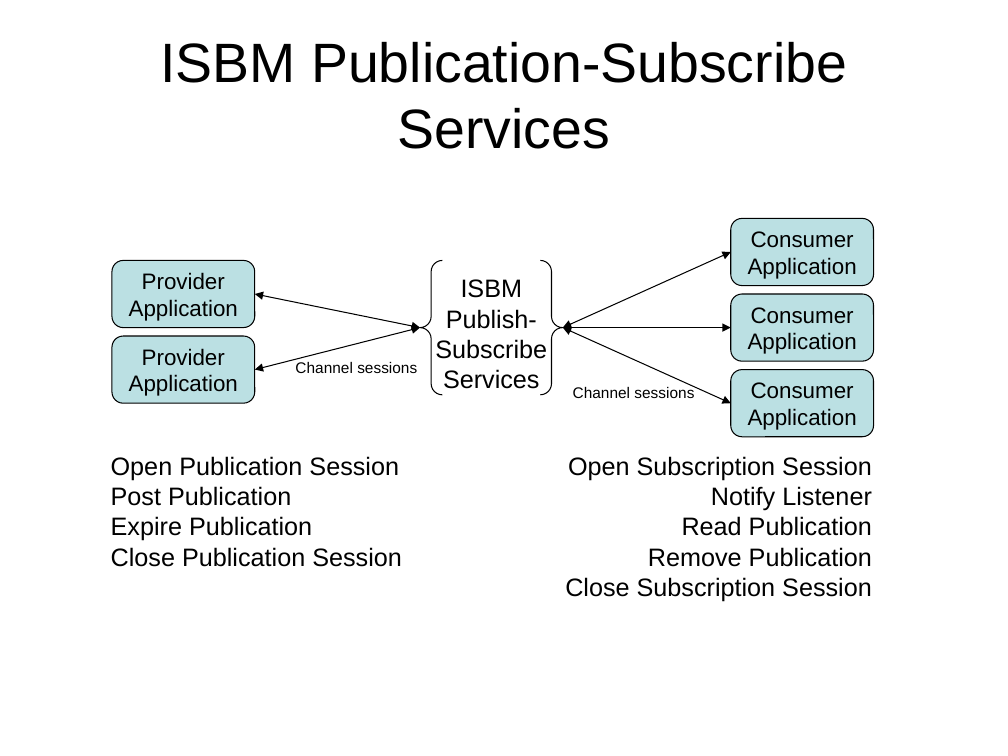
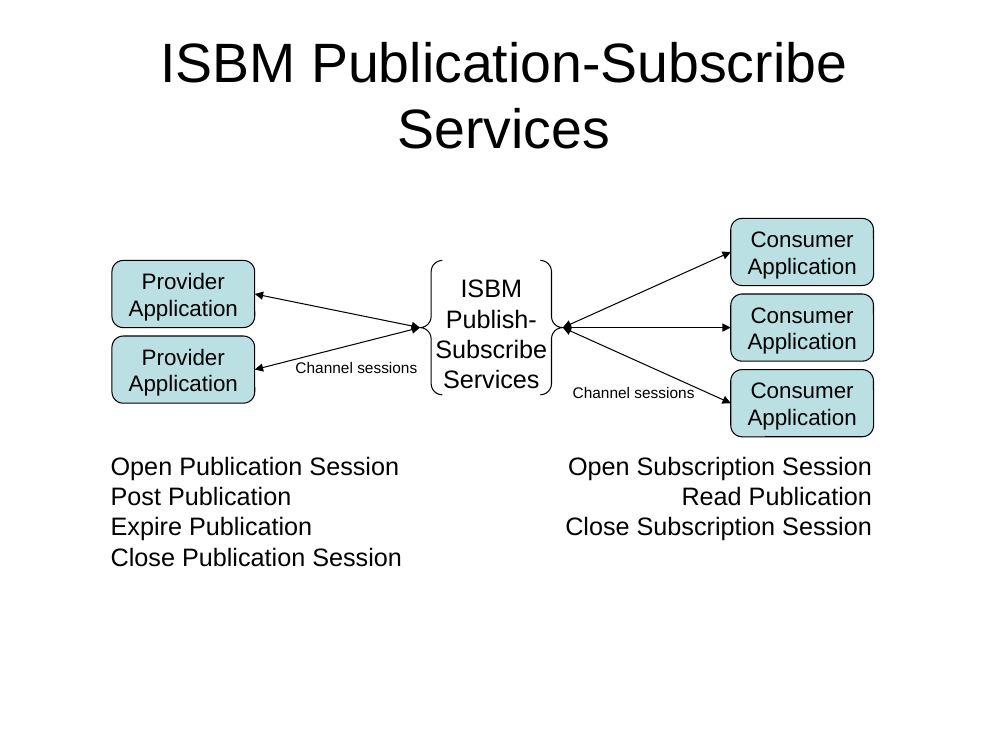
Before and after one commit to mimosa-org/ws-isbm, a slide deck: slide 9 of 0-Doc/OpenO&M Information Service Bus Model Specification Diagrams.pptx. Drawn at 1008x756 pixels with LibreOffice and Linux fonts; fonts in the diff are those of the drawing. Boxes give left, top, right and bottom in pixels: in the first picture for what was removed or moved away, otherwise in the second. Text is boxed around its words. In the diff, an @@ line names an element or a change of style, - is before the commit and + after.

```diff
--- a/0-Doc/OpenO&M Information Service Bus Model Specification Diagrams.pptx
+++ b/0-Doc/OpenO&M Information Service Bus Model Specification Diagrams.pptx
@@ text at [711,486,872,511]: paragraph removed @@
-Notify Listener
@@ text at [648,547,872,567]: paragraph removed @@
-Remove Publication
```
Also in this commit, not shown: 2 other slides changed, 7 slides removed, 13 other files.
